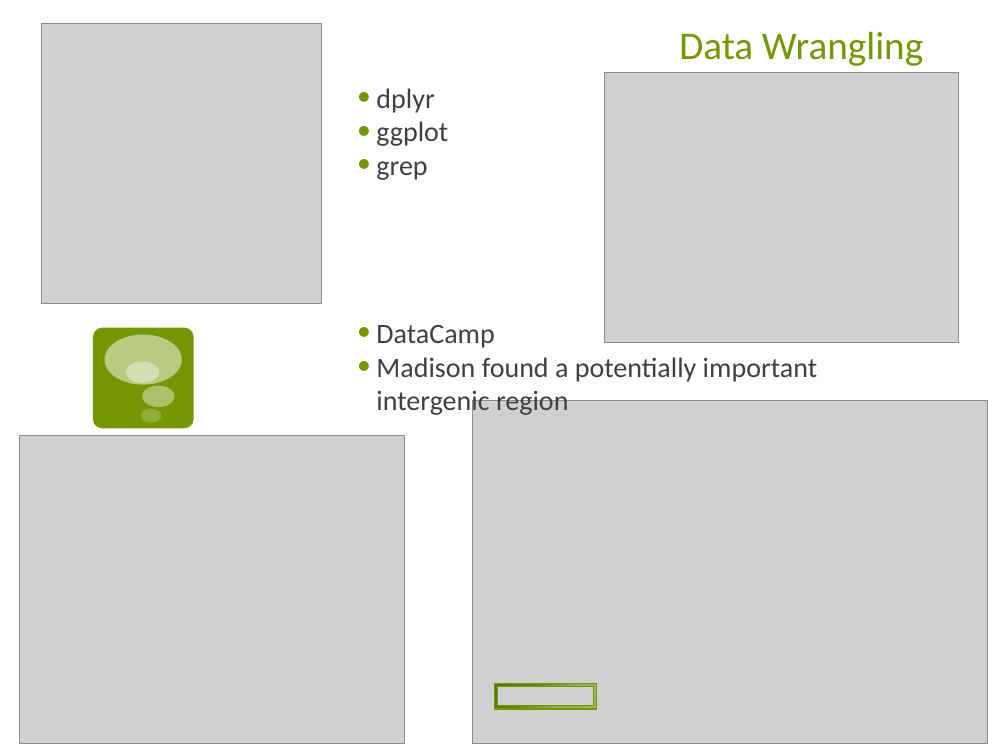
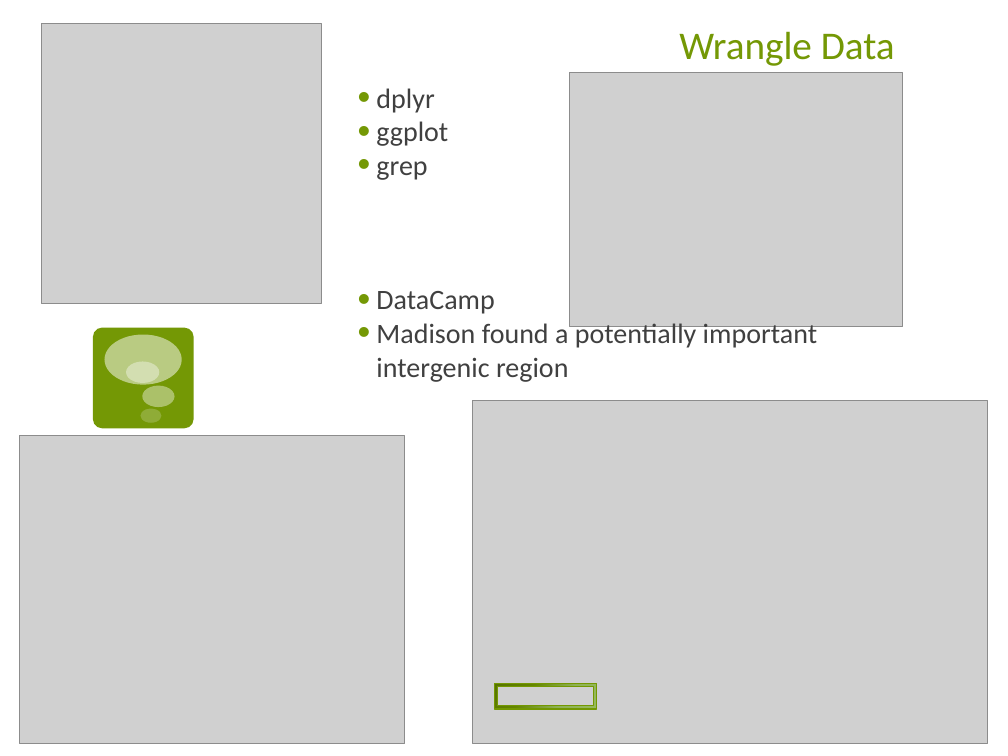
Before and after one commit to Amherst-Statistics/Modernizing-Undergrad-Stat-Curric, a slide deck: slide 12 of 03-hardin/skillsForResearch_JSM17_JoHardin.pptx. Drawn at 1008x756 pixels with LibreOffice and Linux fonts; fonts in the diff are those of the drawing; grey boxes stand for pictures. Boxes give left, top, right and bottom in pixels: in the first picture for what was removed or moved away, otherwise in the second. Text is boxed around its words. In the diff, an @@ line names an element or a change of style, - is before the commit and + after.

```diff
--- a/03-hardin/skillsForResearch_JSM17_JoHardin.pptx
+++ b/03-hardin/skillsForResearch_JSM17_JoHardin.pptx
@@ title at box(679, 31, 895, 66): text changed @@
-Data Wrangling
+Wrangle Data
@@ text "dplyr" rewrapped from box(376, 88, 817, 417) to box(376, 88, 817, 382) @@
@@ picture: place and size @@
-picture at box(605, 73, 960, 343)
+picture at box(570, 73, 903, 327)
```
Also in this commit, not shown: 2 other slides changed, 1 other file.
